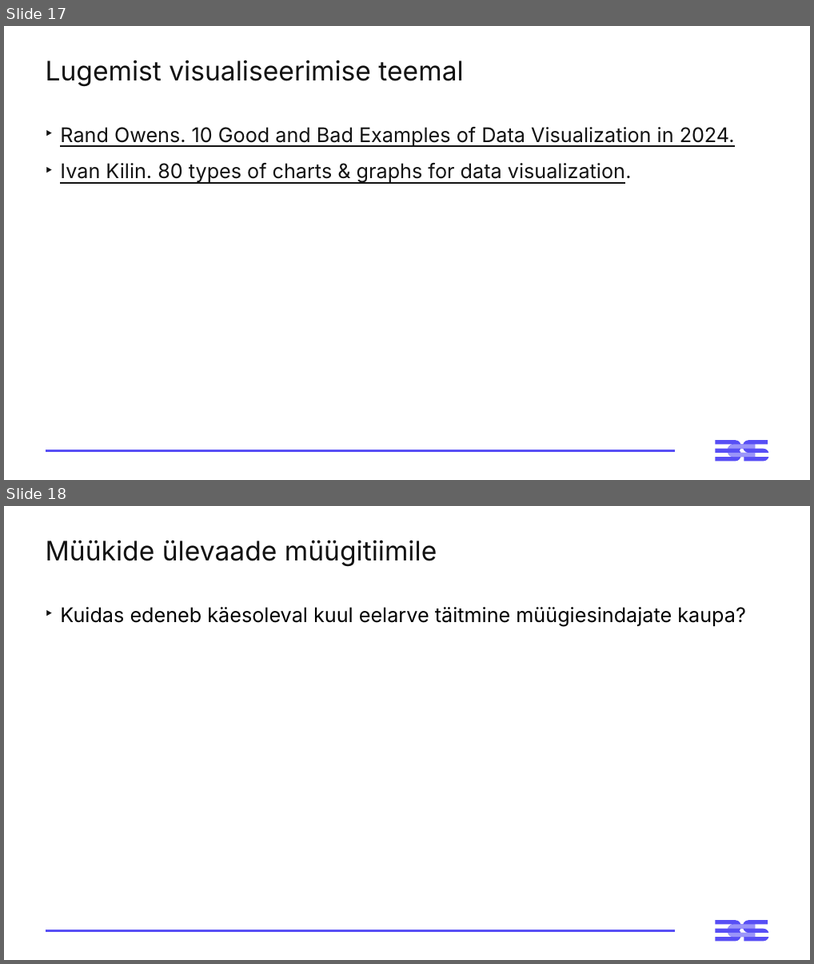
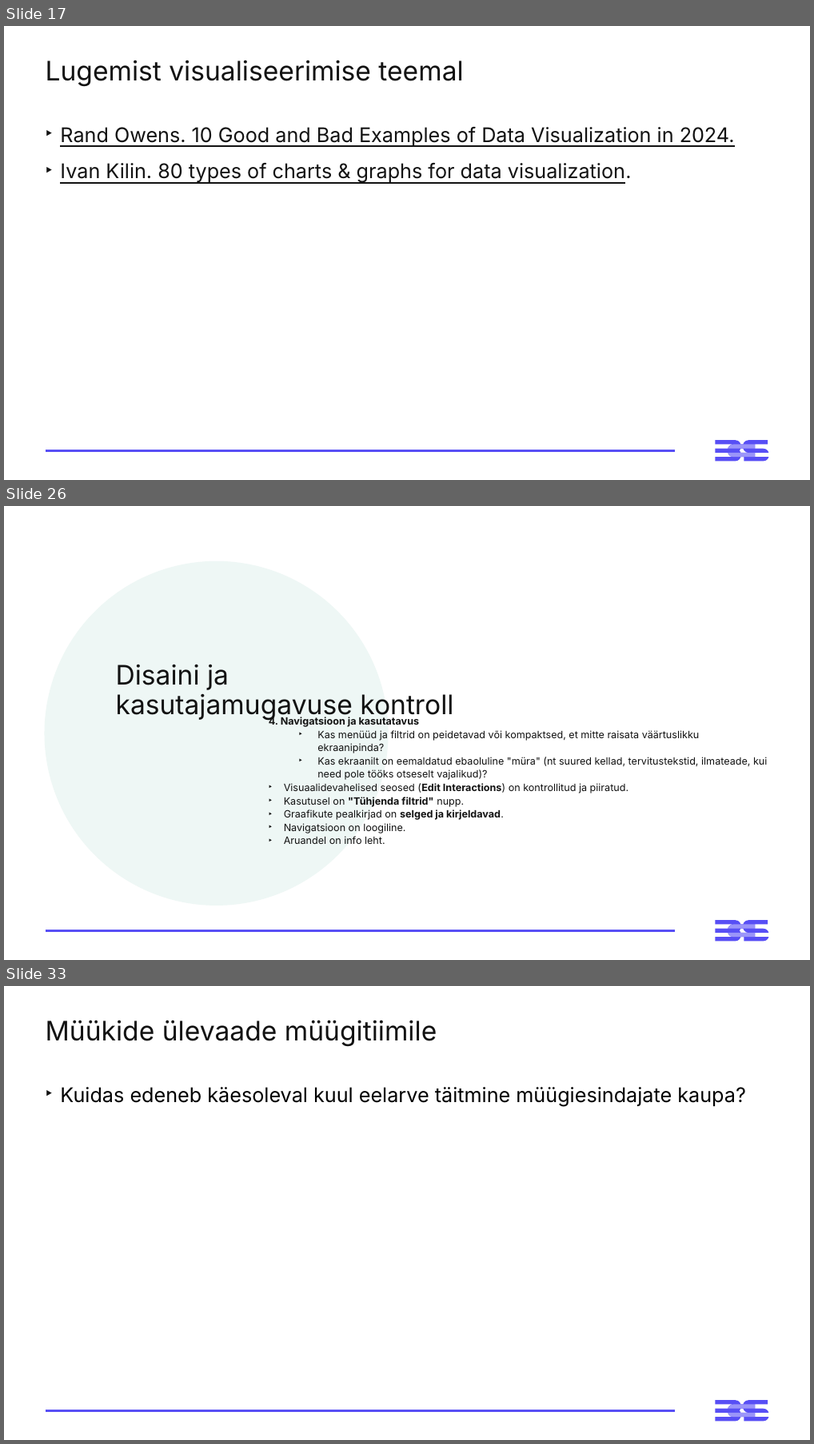
Before and after one commit to emilieabel/andmetarkus, a slide deck: Materjalid/Day3 M Visuaalid Andmelugu/3-paev-andmetarkus-esitlus.pptx. Shown one above the other, each under a label of ours: slides 17 and 18 before the commit, slides 17, 26 and 33 after it; the slides between them are not shown. The pictures are 814x964 and 814x1444 pixels, drawn with LibreOffice and Linux fonts; fonts in the diff are those of the drawing. Boxes give left, top, right and bottom in pixels: in the first picture for what was removed or moved away, otherwise in the second. Text is boxed around its words. In the diff, an @@ line names an element or a change of style, - is before the commit and + after.

```diff
--- a/Materjalid/Day3 M Visuaalid Andmelugu/3-paev-andmetarkus-esitlus.pptx
+++ b/Materjalid/Day3 M Visuaalid Andmelugu/3-paev-andmetarkus-esitlus.pptx
@@ slide 26 added at [4, 506, 810, 960], background #FFFFFF; not listed: 3 template elements that a slide beside it also shows @@
@@ ellipse added at [45, 561, 389, 905], fill #EEF7F5 @@
@@ title added at [116, 664, 454, 720], 32 pt, text #121212 @@
+Disaini ja kasutajamugavuse kontroll
@@ text added at [269, 716, 767, 844], 12 pt, text #121212 @@
+4. Navigatsioon ja kasutatavus
+  ‣ Kas menüüd ja filtrid on peidetavad või kompaktsed, et mitte raisata väärtuslikku ekraanipinda?
+  ‣ Kas ekraanilt on eemaldatud ebaoluline "müra" (nt suured kellad, tervitustekstid, ilmateade, kui need pole tööks otseselt vajalikud)?
+‣ Visuaalidevahelised seosed (Edit Interactions) on kontrollitud ja piiratud.
+‣ Kasutusel on "Tühjenda filtrid" nupp.
+‣ Graafikute pealkirjad on selged ja kirjeldavad.
+‣ Navigatsioon on loogiline.
+‣ Aruandel on info leht.
@@ what was slide 18 is now slide 33 @@
```
Also in this commit, not shown: 1 slide changed, 14 other slides added, 1 other file.
